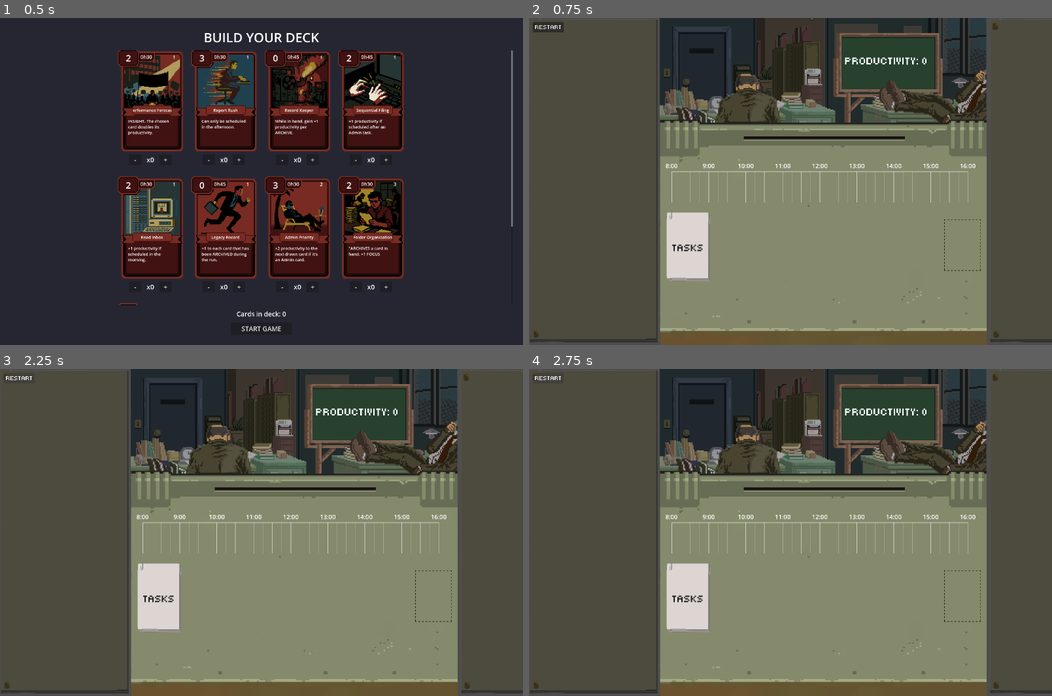
Above: before the commit, frames 1-4 (two rows, left to right).
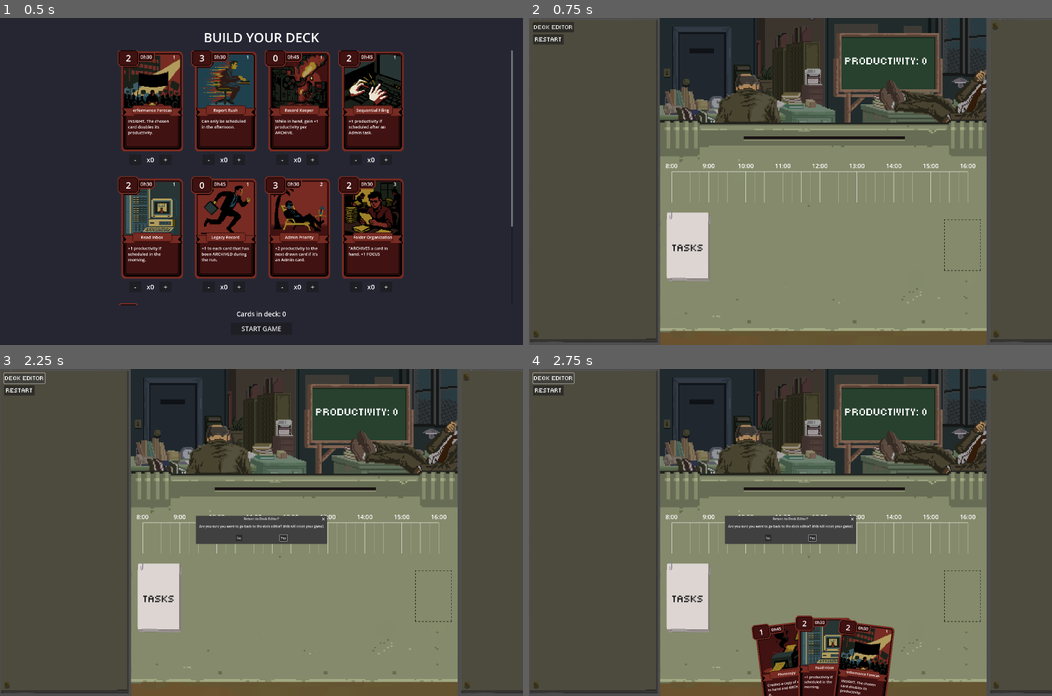
Above: after the commit, the same moments.

Repository: ambotwist/Burnout
Game: Godot game, scene res://Scenes/deck_editor.tscn
The game is run twice, just before and just after one commit, with the same random seed, the same clock (stepped at 60 frames per second) and the same inputs.
Inputs (mouse positions are in pixels of both pictures, inside the frame that each line leads up to):
- Up to frame 1 (0.5 s): no input
- Up to frame 2 (0.75 s): click "START GAME" at 0.5 s
- Up to frame 3 (2.25 s): click "RESTART" at 1.25 s; click (26, 378) at 2 s, where only the run after the commit has a clickable "DECK EDITOR"
- Up to frame 4 (2.75 s): no input

Frame 1 is identical in both runs. In frame 2, 0.3% of the frame differs, in the area x 0-9%, y 1-8%; in frame 3, 2.5%; in frame 4, 8.2%, in the area x 0-70%, y 1-100%.

Commit message:
added 'restart' and 'deck editor' buttons to the main scene.

Diff:
--- a/Managers/game_manager.gd
+++ b/Managers/game_manager.gd
@@ -332,6 +332,16 @@
 	DeckData.selected_deck = DeckData.last_used_deck.duplicate()
 	# Reload the current scene
 	get_tree().reload_current_scene()
+
+
+## Show confirmation dialog for returning to deck editor
+func _on_deck_editor_button_pressed() -> void:
+	$"../Control/ConfirmationDialog".popup_centered()
+
+
+## Return to deck editor when confirmed
+func _on_deck_editor_confirmed() -> void:
+	get_tree().change_scene_to_file("res://Scenes/deck_editor.tscn")
 
 
 ## Build game state dictionary for effect simulation and prerequisites
--- a/Scenes/main_scene.tscn
+++ b/Scenes/main_scene.tscn
@@ -81,7 +81,7 @@
 expand_mode = 1
 metadata/_edit_lock_ = true
 
-[node name="RestartButton" type="Button" parent="Control"]
+[node name="DeckEditorButton" type="Button" parent="Control"]
 layout_mode = 0
 offset_left = 20.0
 offset_top = 20.0
@@ -89,7 +89,26 @@
 offset_bottom = 70.0
 theme_override_fonts/font = ExtResource("3_76v2p")
 theme_override_font_sizes/font_size = 32
+text = "DECK EDITOR"
+
+[node name="RestartButton" type="Button" parent="Control"]
+layout_mode = 0
+offset_left = 20.0
+offset_top = 80.0
+offset_right = 170.0
+offset_bottom = 130.0
+theme_override_fonts/font = ExtResource("3_76v2p")
+theme_override_font_sizes/font_size = 32
 text = "RESTART"
+
+[node name="ConfirmationDialog" type="ConfirmationDialog" parent="Control"]
+title = "Return to Deck Editor?"
+initial_position = 1
+size = Vector2i(400, 100)
+content_scale_size = Vector2i(1, 1)
+ok_button_text = "Yes"
+dialog_text = "Are you sure you want to go back to the deck editor? (this will reset your game)"
+cancel_button_text = "No"
 
 [node name="Booth" type="Sprite2D" parent="Control"]
 position = Vector2(1441, 805)
@@ -125,4 +144,6 @@
 script = ExtResource("5_maf8m")
 cards_scale = 0.4
 
+[connection signal="pressed" from="Control/DeckEditorButton" to="GameManager" method="_on_deck_editor_button_pressed"]
 [connection signal="pressed" from="Control/RestartButton" to="GameManager" method="restart_game"]
+[connection signal="confirmed" from="Control/ConfirmationDialog" to="GameManager" method="_on_deck_editor_confirmed"]
